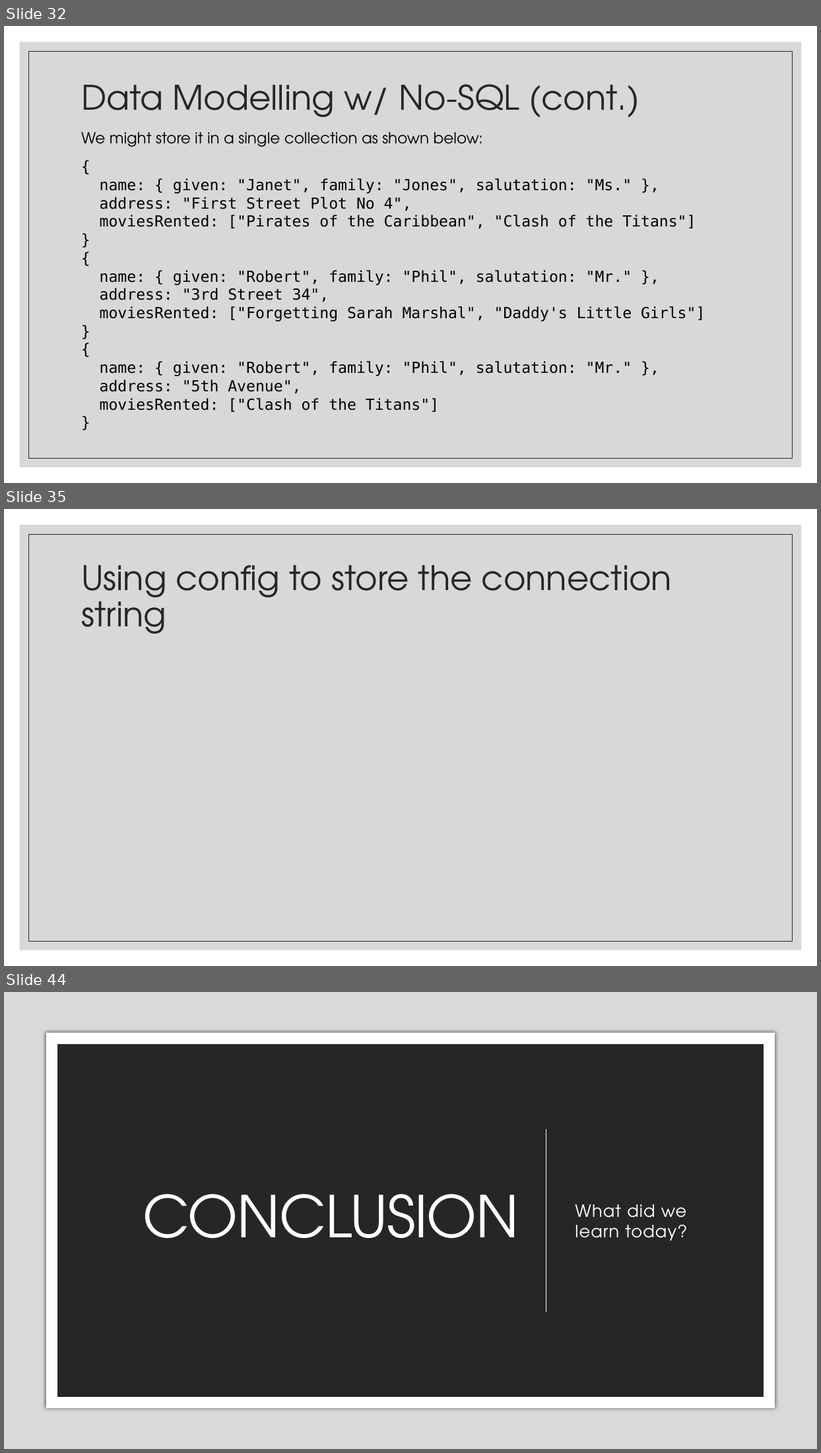
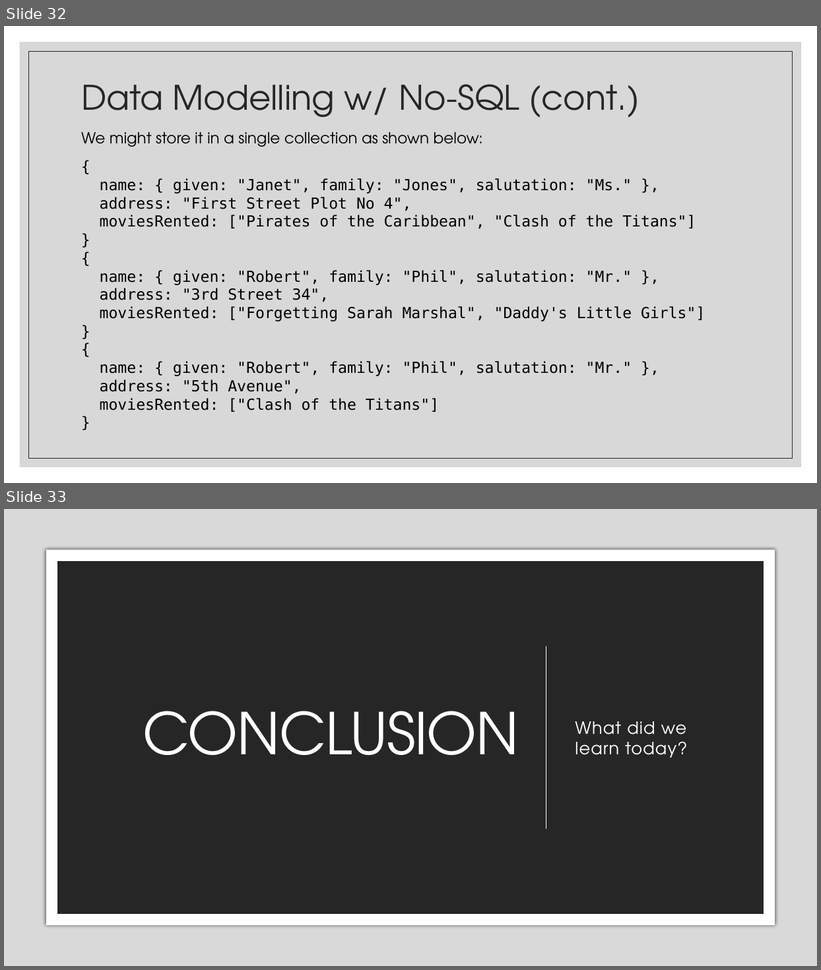
Before and after one commit to zackstotts/base-node-curriculum, a slide deck: unit_03/slides/01 Intro to MongoDB.pptx. Shown one above the other, each under a label of ours: slides 32, 35 and 44 before the commit, slides 32 and 33 after it; the slides between them are not shown. The pictures are 821x1453 and 821x970 pixels, drawn with LibreOffice and Linux fonts; fonts in the diff are those of the drawing. Boxes give left, top, right and bottom in pixels: in the first picture for what was removed or moved away, otherwise in the second. Text is boxed around its words. In the diff, an @@ line names an element or a change of style, - is before the commit and + after.

```diff
--- a/unit_03/slides/01 Intro to MongoDB.pptx
+++ b/unit_03/slides/01 Intro to MongoDB.pptx
@@ slide 35 removed at [4, 509, 817, 966], background #FFFFFF; not listed: 2 template elements that a slide beside it also shows @@
@@ title removed at [81, 565, 672, 634] @@
-Using config to store the connection string
@@ what was slide 44 is now slide 33 @@
```
Also in this commit, not shown: 2 slides changed, 10 other slides removed, 1 other file.
